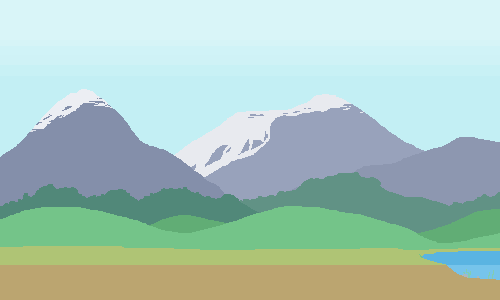
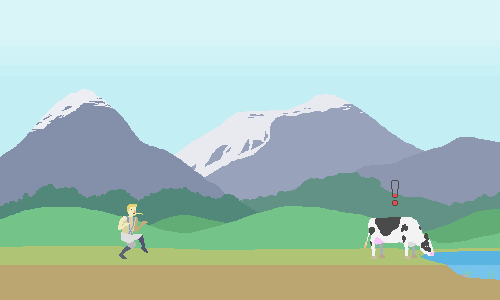
Layer changes from the first 500px x 300px image to the second:
added layer "Suspicion Level" in group "GameObjects" over <box>391,180,399,206</box>
showed "Player" over <box>118,204,148,259</box>
showed "Cow" over <box>364,217,434,259</box>
